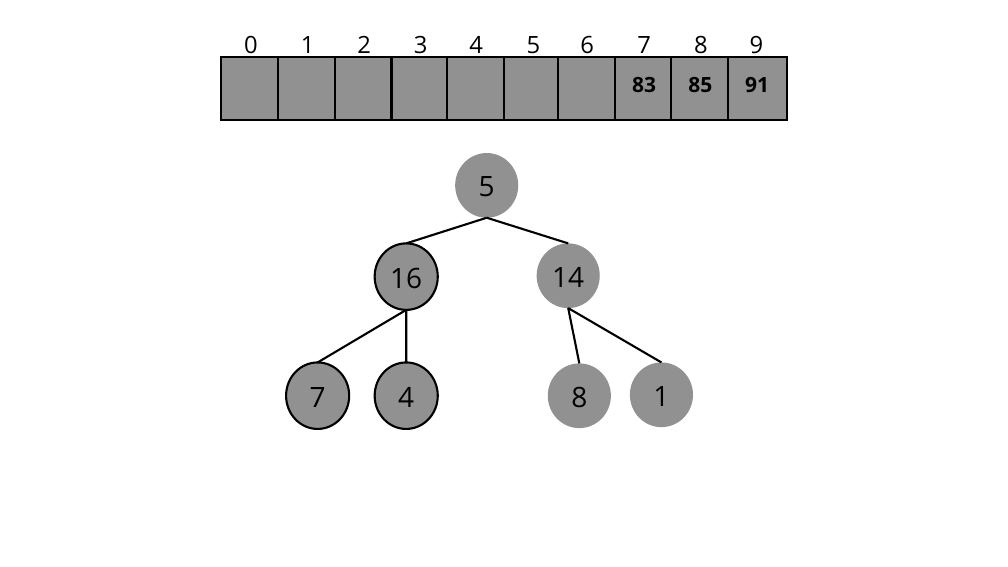
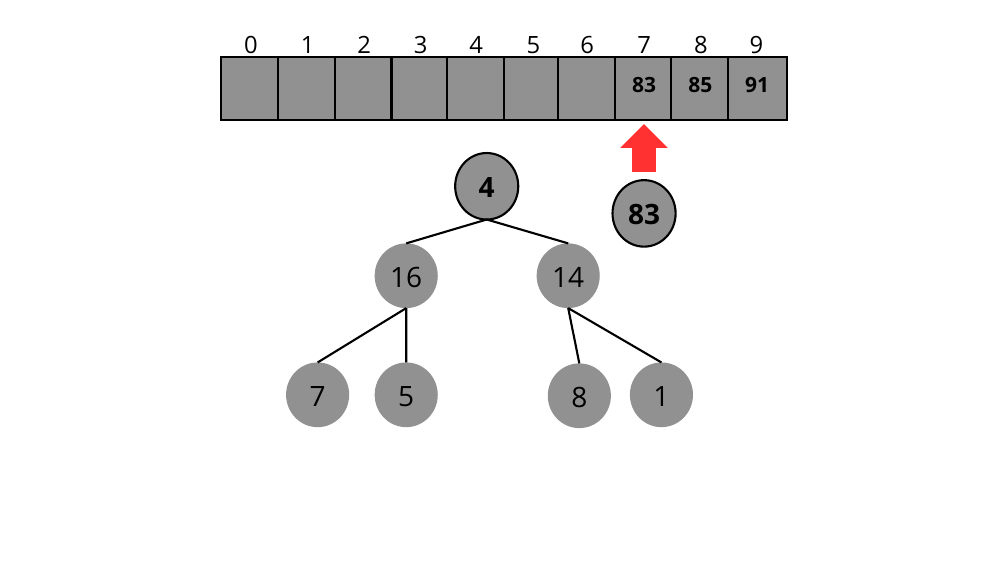
Before and after one commit to unibrasil-programacao-computadores/tp-heapsort, a slide deck: slide 40 of Heap_Sort.pptx (slide 41 before the commit). Drawn at 1008x567 pixels with LibreOffice and Linux fonts; fonts in the diff are those of the drawing. Boxes give left, top, right and bottom in pixels: in the first picture for what was removed or moved away, otherwise in the second. Text is boxed around its words. In the diff, an @@ line names an element or a change of style, - is before the commit and + after.

```diff
--- a/Heap_Sort.pptx
+++ b/Heap_Sort.pptx
@@ freeform shape added at (620,124,668,172), fill #FF3131 @@
@@ freeform shape at (455,153,518,220): outline none to #000000 3 pt; outline redrawn @@
@@ text "4": place and size @@
-text "4" at (398,387,414,407)
+text "4" at (479,177,495,197)
@@ text "4" at (479,177,495,197): bold on @@
@@ freeform shape added at (612,180,675,246), fill #919191, outline #000000 3 pt @@
@@ text added at (628,204,660,224), 40 pt, text #000000, bold @@
+83
@@ outline #000000 3 pt to none; outline redrawn in 3 elements at (286,362,349,427), (374,362,437,427), (374,243,437,308) @@
@@ text "5": place and size @@
-text "5" at (479,176,495,196)
+text "5" at (398,386,414,406)
```
Also in this commit, not shown: 45 other slides changed, 3 slides removed.
